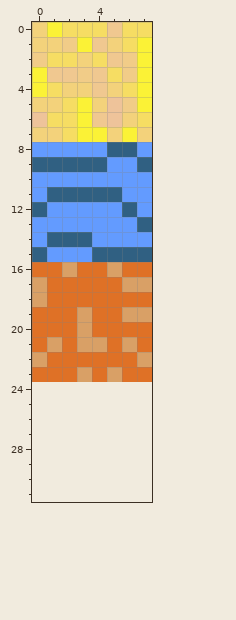
One commit to this pixel-art file: map.aseprite. Above is the file before it was changed.
8x24 pixels, 1 frame. Colours within 5 levels of each other are drawn and written as one. The old version is drawn lined up with the new one, on the new canvas.
The result:
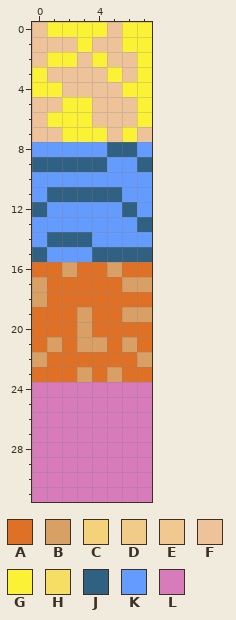
Palette (. is transparent): A #df7126  B #d9a066  C #f3d27b  D #f1cc88  E #f0c890  F #eec39a  G #fbf236  H #f6dd63  J #306082  K #639bff  L #d77bba
The exact change:
canvas 8x24 -> 8x32
Colour C becomes colour F in row 0 at x 0; in row 1 at x 0 to 1 and 5; in row 2 at x 3; in row 4 at x 2 to 3 and 5; in row 5 at x 0 to 1 and 4; in row 6 at x 6.
Colour C becomes colour F in row 7 at x 0 to 1, 5 and 7.
Colour D becomes colour F in row 1 at x 2; in row 2 at x 0 and 6; in row 3 at x 3 and 6; in row 5 at x 6.
Colour E becomes colour F in row 0 at x 5; in row 1 at x 4; in row 2 at x 5; in row 3 at x 1 to 2 and 4; in row 4 at x 4; in row 6 at x 4.
Colour H becomes colour G in row 0 at x 2 to 4 and 6 to 7; in row 1 at x 6; in row 2 at x 1 to 2 and 4; in row 3 at x 5; in row 4 at x 1 and 6; in row 5 at x 2.
Colour H becomes colour G in row 6 at x 1 to 2 and 7; in row 7 at x 2.
The author put colour L in rows 24 to 31 at x 0 to 7.
Where, in picture pixels (left, top, right, bottom), the same in both pictures:
changed: (32, 22, 152, 142)
added: (32, 382, 152, 502)
